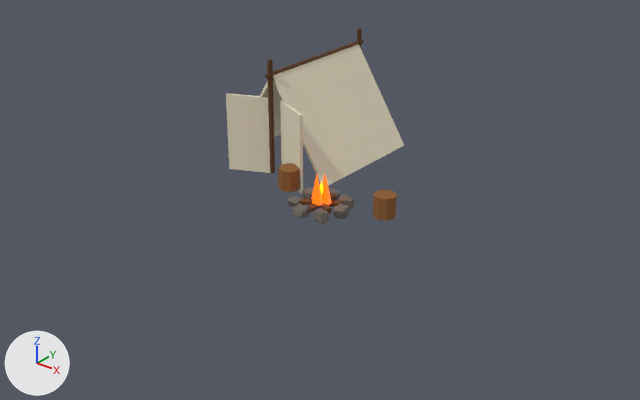
Before and after pictures for a commit that changed the glTF model modele3d/export/mapa/koszary_poz01.glb.
The view is the same before and after, from a 50 mm lens placed at (9.02, -11.21, 6.87), pointed at (0.32, -0.34, 0.12). Arrows for +X, +Y and +Z are at lower left; the lights stay in place. The first picture is the older version. Vertices at exactly the same position are counted once.

The first picture shows 'koszary_poz01'.
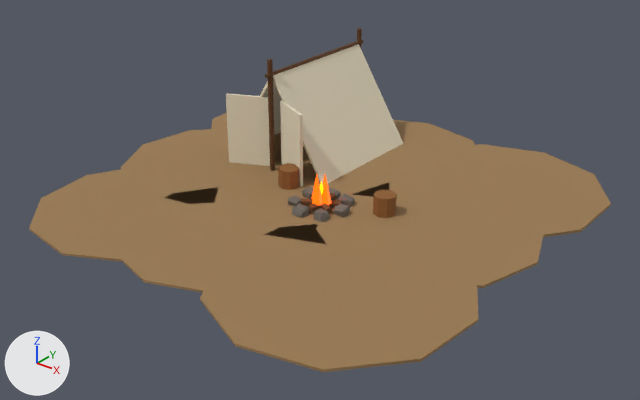
Location of each change, (x1, y1, x2, y2) in pixels of the pictures (640 x 400 px):
'koszary_poz01', reshaped (226% wider, 75% taller): before (226, 28, 404, 224); after (29, 28, 611, 372)
part 1 of me_koszary_poz01, added (brown): after (29, 169, 163, 262)
part 2 of me_koszary_poz01, added (brown): after (121, 129, 243, 204)
part 3 of me_koszary_poz01, added (brown): after (211, 112, 281, 162)
part 4 of me_koszary_poz01, added (brown): after (112, 188, 264, 293)
part 5 of me_koszary_poz01, added (brown): after (214, 152, 351, 244)
part 6 of me_koszary_poz01, added (brown): after (303, 120, 475, 197)
part 7 of me_koszary_poz01, added (brown): after (200, 224, 478, 372)
part 8 of me_koszary_poz01, added (brown): after (316, 183, 543, 288)
part 9 of me_koszary_poz01, added (brown): after (388, 144, 611, 239)

The edits, one by one:
Material 'mapa_dirt' (mat_mapa_dirt) is new.
Its base color is (0.323, 0.195, 0.0844) (brown #9a7a52).
Its roughness is 0.95.
me_koszary_poz01 is used by ob_koszary_poz01; location (0.0, 0.0, 0.0).
me_koszary_poz01 had 345 vertices, 590 faces and spanned x -2.52..1.6, y -0.96..3.05, z -0.09..2.2.
me_koszary_poz01 now has 525 vertices, 914 faces and spans x -4.27..4.28, y -4.31..4.29, z -0.09..2.2.
me_koszary_poz01 part 1: a new loose piece, a 10-sided cylinder along z spanning x -3.862..-0.211, y -4.224..-0.574, z 0.005..0.045, in mat_mapa_dirt (brown #9a7a52).
me_koszary_poz01 part 2: a new loose piece, a 10-sided cylinder along z spanning x -4.19..-0.502, y -1.967..1.736, z 0.004..0.046, in mat_mapa_dirt (brown #9a7a52).
me_koszary_poz01 part 3: a new loose piece, a 10-sided cylinder along z spanning x -4.267..-0.342, y 0.331..4.286, z 0.003..0.047, in mat_mapa_dirt (brown #9a7a52).
me_koszary_poz01 part 4: a new loose piece, a 10-sided cylinder along z spanning x -2.004..1.586, y -3.972..-0.259, z 0.004..0.046, in mat_mapa_dirt (brown #9a7a52).
me_koszary_poz01 part 5: a new loose piece, a 10-sided cylinder along z spanning x -1.939..1.999, y -1.862..2.22, z 0.003..0.047, in mat_mapa_dirt (brown #9a7a52).
me_koszary_poz01 part 6: a new loose piece, a 10-sided cylinder along z spanning x -2.122..1.876, y 0.128..4.195, z 0.002..0.048, in mat_mapa_dirt (brown #9a7a52).
me_koszary_poz01 part 7: a new loose piece, a 10-sided cylinder along z spanning x 0.233..4.28, y -4.309..-0.178, z 0.003..0.047, in mat_mapa_dirt (brown #9a7a52).
me_koszary_poz01 part 8: a new loose piece, a 10-sided cylinder along z spanning x 0.426..4.205, y -1.742..1.908, z 0.002..0.048, in mat_mapa_dirt (brown #9a7a52).
me_koszary_poz01 part 9: a new loose piece, a 10-sided cylinder along z spanning x 0.428..4.279, y 0.198..4.245, z 0.001..0.049, in mat_mapa_dirt (brown #9a7a52).
me_koszary_poz01 gains material mat_mapa_dirt (brown #9a7a52).
